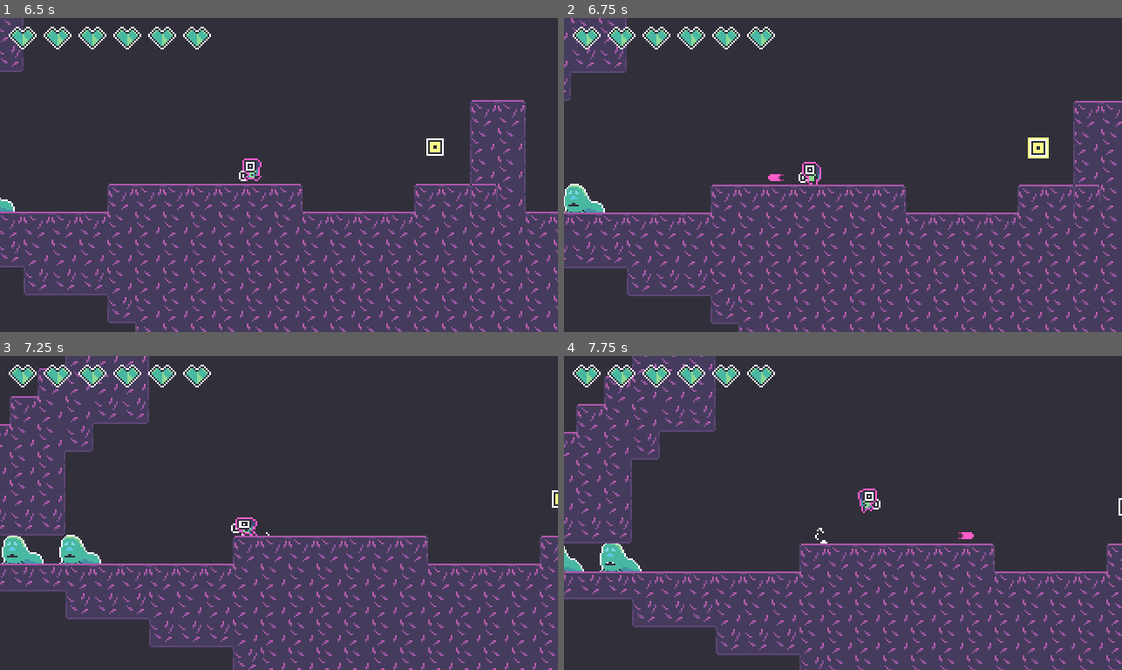
Above: before the commit, frames 1-4 (two rows, left to right).
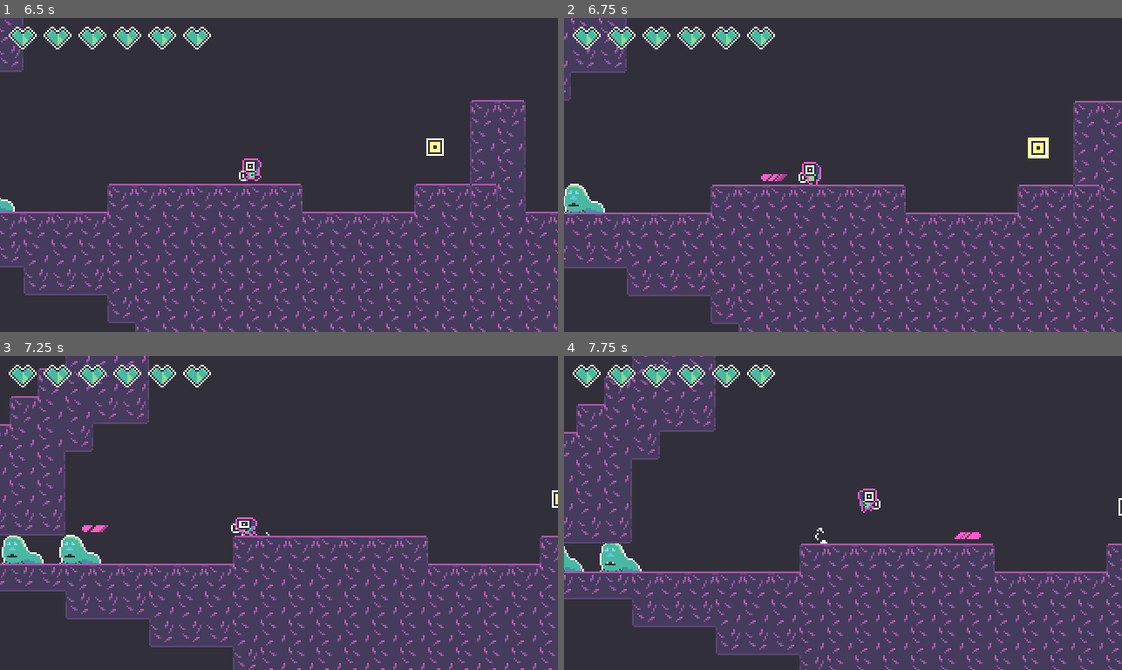
Above: after the commit, the same moments.

Repository: voithos/coloroid
Game: Godot game, scene res://scenes/levels/demo.tscn
Same seed, same stepped clock (60 frames per second), same inputs: the game is played once before the commit and once after it. Sound files missing from this copy of the repository are replaced by a short silence.
Inputs:
- Up to frame 1 (6.5 s): tap Enter at 0.5 s; hold Right (move_right) 0.53-2.03 s; tap Z (attack) at 0.6, 1.35, 2.3, 3.05, 3.6, 4.35, 5.3, 6.05 s; tap Space (jump) at 0.77, 1.52, 3.02, 3.77, 4.52, 6.02 s; hold Left (move_left) 2.03-2.78 s; tap X (roll) at 2.1, 5.1 s; hold Right (move_right) 2.78-4.28 s; tap P at 2.85, 5.85 s; tap R (restart) every 0.75 s from 3.5 to 5.75 s; hold Left (move_left) 4.28-5.03 s; hold Right (move_right) 5.03-5.78 s; hold Left (move_left) from 5.78 s (still down)
- Up to frame 2 (6.75 s): keep holding Left (move_left); tap Z (attack) at 6.6 s
- Up to frame 3 (7.25 s): keep holding Left (move_left); tap Space (jump) at 6.77 s
- Up to frame 4 (7.75 s): release Left (move_left) at 7.28 s; hold Right (move_right) from 7.28 s (still down); tap Z (attack) at 7.35 s; tap Space (jump) at 7.52 s

Frame 1 is identical in both runs. In frame 2, less than 0.1% of the frame differs, in the area x 35-40%, y 49-52%; in frame 3, less than 0.1%, in the area x 14-20%, y 53-57%; in frame 4, less than 0.1%.

Commit message:
WIP add multiple projectile types.

Diff:
--- a/scenes/core.gd
+++ b/scenes/core.gd
@@ -1,7 +1,7 @@
 tool
 extends Area2D
 
-export (int) onready var color_cidx = 1
+export (int) var color_cidx = 1
 
 func set_color(cidx: int):
     color_cidx = cidx
--- a/scenes/hitbox.gd
+++ b/scenes/hitbox.gd
@@ -1,6 +1,6 @@
 extends Area2D
 
-export (int) var damage = 1
+export (float) var damage = 1
 export (int) var color_cidx = colors.CWHITE
 
 func _on_hitbox_area_entered(hurtbox):
--- a/scenes/levels/demo.tscn
+++ b/scenes/levels/demo.tscn
@@ -12,7 +12,7 @@
 
 [node name="player" parent="." instance=ExtResource( 2 )]
 position = Vector2( 157, 82 )
-has_colors = [ 1, 2, 3 ]
+has_colors = [ 1, 2, 3, 4, 5, 6 ]
 
 [node name="enemies" type="Node2D" parent="."]
 
--- a/scenes/player.gd
+++ b/scenes/player.gd
@@ -2,7 +2,12 @@
 class_name Player
 
 const dust_scene = preload("res://scenes/jump_dust_particles.tscn")
-const projectile_scene = preload("res://scenes/player_projectile.tscn")
+const projectile_scene1 = preload("res://scenes/player_projectile.tscn")
+const projectile_scene2 = preload("res://scenes/player_projectile2.tscn")
+const projectile_scene3 = preload("res://scenes/player_projectile3.tscn")
+const projectile_scene4 = preload("res://scenes/player_projectile4.tscn")
+const projectile_scene5 = preload("res://scenes/player_projectile5.tscn")
+const projectile_scene6 = preload("res://scenes/player_projectile6.tscn")
 
 var velocity = Vector2.ZERO
 var previous_velocity = Vector2.ZERO
@@ -135,11 +140,26 @@
 
     _update_gunsprite()
 
+func _get_projectile_scene():
+    if current_cidx == colors.C1:
+        return projectile_scene1
+    elif current_cidx == colors.C2:
+        return projectile_scene2
+    elif current_cidx == colors.C3:
+        return projectile_scene3
+    elif current_cidx == colors.C4:
+        return projectile_scene4
+    elif current_cidx == colors.C5:
+        return projectile_scene5
+    elif current_cidx == colors.C6:
+        return projectile_scene6
+    assert(false)
+
 func fire():
     # Can't fire if you haven't found any colors yet
     if len(has_colors) == 0:
         return
-    var projectile =  projectile_scene.instance()
+    var projectile =  _get_projectile_scene().instance()
     var invec = _get_8dir_input_vector()
     projectile.fire(invec, current_cidx, current_color)
     projectile.global_position = $gunsprite/gunanchor.global_position
--- /dev/null
+++ b/scenes/player_projectile2.tscn
@@ -0,0 +1,17 @@
+[gd_scene load_steps=3 format=2]
+
+[ext_resource path="res://scenes/player_projectile.tscn" type="PackedScene" id=1]
+[ext_resource path="res://assets/player/player_projectile2.png" type="Texture" id=2]
+
+[node name="player_projectile" instance=ExtResource( 1 )]
+
+[node name="sprite" parent="." index="0"]
+texture = ExtResource( 2 )
+
+[node name="hitbox" parent="." index="2"]
+damage = 0.8
+
+[node name="shape" parent="hitbox" index="0"]
+position = Vector2( 1, 0 )
+
+[editable path="hitbox"]
--- /dev/null
+++ b/scenes/player_projectile3.tscn
@@ -0,0 +1,57 @@
+[gd_scene load_steps=5 format=2]
+
+[ext_resource path="res://scenes/player_projectile.tscn" type="PackedScene" id=1]
+[ext_resource path="res://assets/player/player_projectile3.png" type="Texture" id=2]
+
+[sub_resource type="Animation" id=2]
+length = 0.001
+tracks/0/type = "value"
+tracks/0/path = NodePath("sprite:frame")
+tracks/0/interp = 1
+tracks/0/loop_wrap = true
+tracks/0/imported = false
+tracks/0/enabled = true
+tracks/0/keys = {
+"times": PoolRealArray( 0 ),
+"transitions": PoolRealArray( 1 ),
+"update": 0,
+"values": [ 0 ]
+}
+
+[sub_resource type="Animation" id=1]
+resource_name = "bullet"
+length = 0.416667
+loop = true
+step = 0.0833333
+tracks/0/type = "value"
+tracks/0/path = NodePath("sprite:frame")
+tracks/0/interp = 1
+tracks/0/loop_wrap = true
+tracks/0/imported = false
+tracks/0/enabled = true
+tracks/0/keys = {
+"times": PoolRealArray( 0, 0.333333, 0.416667 ),
+"transitions": PoolRealArray( 1, 1, 1 ),
+"update": 0,
+"values": [ 0, 4, 4 ]
+}
+
+[node name="player_projectile" instance=ExtResource( 1 )]
+projectile_range = 150
+
+[node name="sprite" parent="." index="0"]
+texture = ExtResource( 2 )
+hframes = 5
+
+[node name="animation" parent="." index="1"]
+autoplay = "bullet"
+anims/RESET = SubResource( 2 )
+anims/bullet = SubResource( 1 )
+
+[node name="hitbox" parent="." index="2"]
+damage = 0.5
+
+[node name="shape" parent="hitbox" index="0"]
+position = Vector2( 2.5, 0 )
+
+[editable path="hitbox"]
--- /dev/null
+++ b/scenes/player_projectile4.tscn
@@ -0,0 +1,12 @@
+[gd_scene load_steps=2 format=2]
+
+[ext_resource path="res://scenes/player_projectile.tscn" type="PackedScene" id=1]
+
+[node name="player_projectile" instance=ExtResource( 1 )]
+speed = 130
+projectile_range = 150
+
+[node name="hitbox" parent="." index="2"]
+damage = 0.8
+
+[editable path="hitbox"]
--- /dev/null
+++ b/scenes/player_projectile5.tscn
@@ -0,0 +1,57 @@
+[gd_scene load_steps=5 format=2]
+
+[ext_resource path="res://scenes/player_projectile.tscn" type="PackedScene" id=1]
+[ext_resource path="res://assets/player/player_projectile5.png" type="Texture" id=2]
+
+[sub_resource type="Animation" id=2]
+length = 0.001
+tracks/0/type = "value"
+tracks/0/path = NodePath("sprite:frame")
+tracks/0/interp = 1
+tracks/0/loop_wrap = true
+tracks/0/imported = false
+tracks/0/enabled = true
+tracks/0/keys = {
+"times": PoolRealArray( 0 ),
+"transitions": PoolRealArray( 1 ),
+"update": 0,
+"values": [ 0 ]
+}
+
+[sub_resource type="Animation" id=1]
+resource_name = "bullet"
+length = 0.333333
+loop = true
+step = 0.0833333
+tracks/0/type = "value"
+tracks/0/path = NodePath("sprite:frame")
+tracks/0/interp = 1
+tracks/0/loop_wrap = true
+tracks/0/imported = false
+tracks/0/enabled = true
+tracks/0/keys = {
+"times": PoolRealArray( 0, 0.25, 0.333333 ),
+"transitions": PoolRealArray( 1, 1, 1 ),
+"update": 0,
+"values": [ 0, 3, 3 ]
+}
+
+[node name="player_projectile" instance=ExtResource( 1 )]
+projectile_range = 50
+
+[node name="sprite" parent="." index="0"]
+texture = ExtResource( 2 )
+hframes = 4
+
+[node name="animation" parent="." index="1"]
+autoplay = "bullet"
+anims/RESET = SubResource( 2 )
+anims/bullet = SubResource( 1 )
+
+[node name="hitbox" parent="." index="2"]
+damage = 2.0
+
+[node name="shape" parent="hitbox" index="0"]
+position = Vector2( 0.5, 0 )
+
+[editable path="hitbox"]
--- /dev/null
+++ b/scenes/player_projectile6.tscn
@@ -0,0 +1,12 @@
+[gd_scene load_steps=2 format=2]
+
+[ext_resource path="res://scenes/player_projectile.tscn" type="PackedScene" id=1]
+
+[node name="player_projectile" instance=ExtResource( 1 )]
+speed = 110
+projectile_range = 50
+
+[node name="hitbox" parent="." index="2"]
+damage = 1.5
+
+[editable path="hitbox"]
--- a/scripts/colors.gd
+++ b/scripts/colors.gd
@@ -15,11 +15,11 @@
 
 const COLORS = {
     CWHITE: Color('ffffff'),
-    C1: Color('fdfe89'),
-    C2: Color('5efdf7'),
-    C3: Color('ff5dcc'),
-    C4: Color('44ff5f'),
-    C5: Color('9576ff'),
-    C6: Color('ff5a5a'),
+    C1: Color('fdfe89'), # Yellow
+    C2: Color('5efdf7'), # Cyan
+    C3: Color('ff5dcc'), # Pink
+    C4: Color('44ff5f'), # Green
+    C5: Color('9576ff'), # Purple
+    C6: Color('ff5a5a'), # Red
 }
 const ALL_COLORS = [C1, C2, C3, C4, C5, C6]
Binary file added: assets/player/player_projectile2.aseprite
Binary file added: assets/player/player_projectile2.png
Not shown, added: assets/player/player_projectile2.png.import
Binary file added: assets/player/player_projectile3.aseprite
Binary file added: assets/player/player_projectile3.png
Not shown, added: assets/player/player_projectile3.png.import
Binary file added: assets/player/player_projectile5.aseprite
Binary file added: assets/player/player_projectile5.png
Not shown, added: assets/player/player_projectile5.png.import
Not shown, changed: TODO.md
